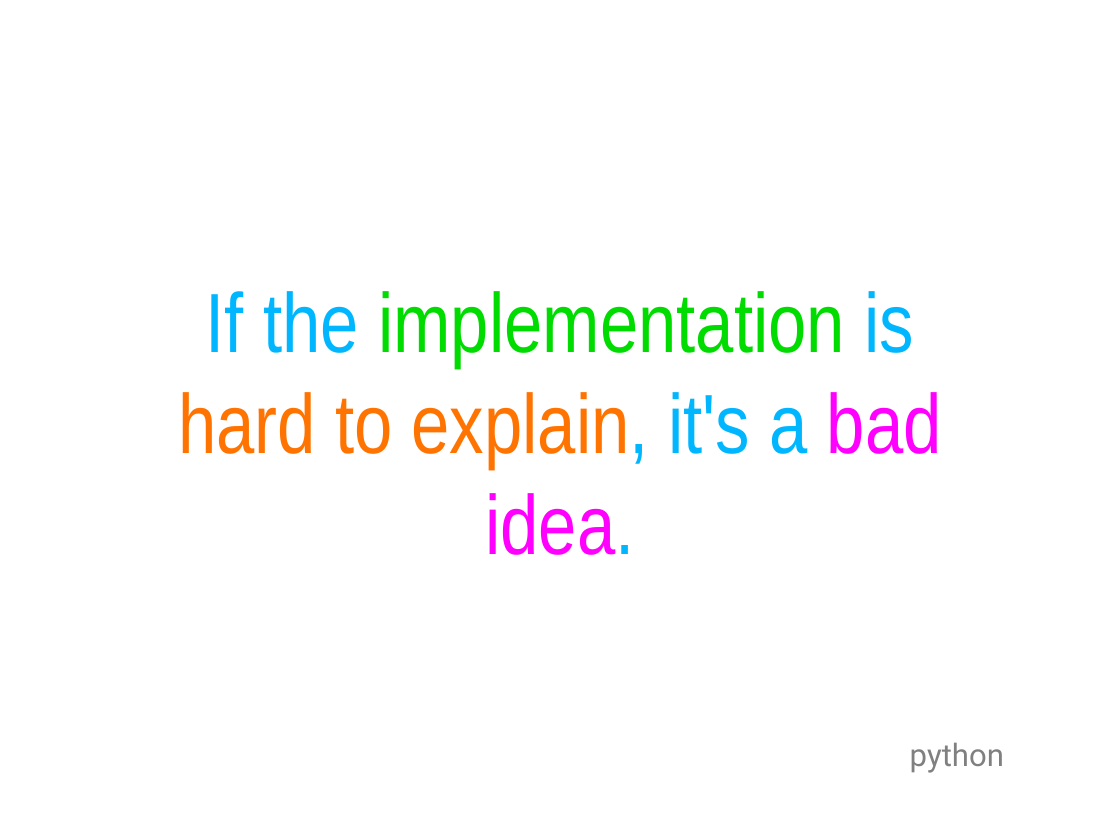
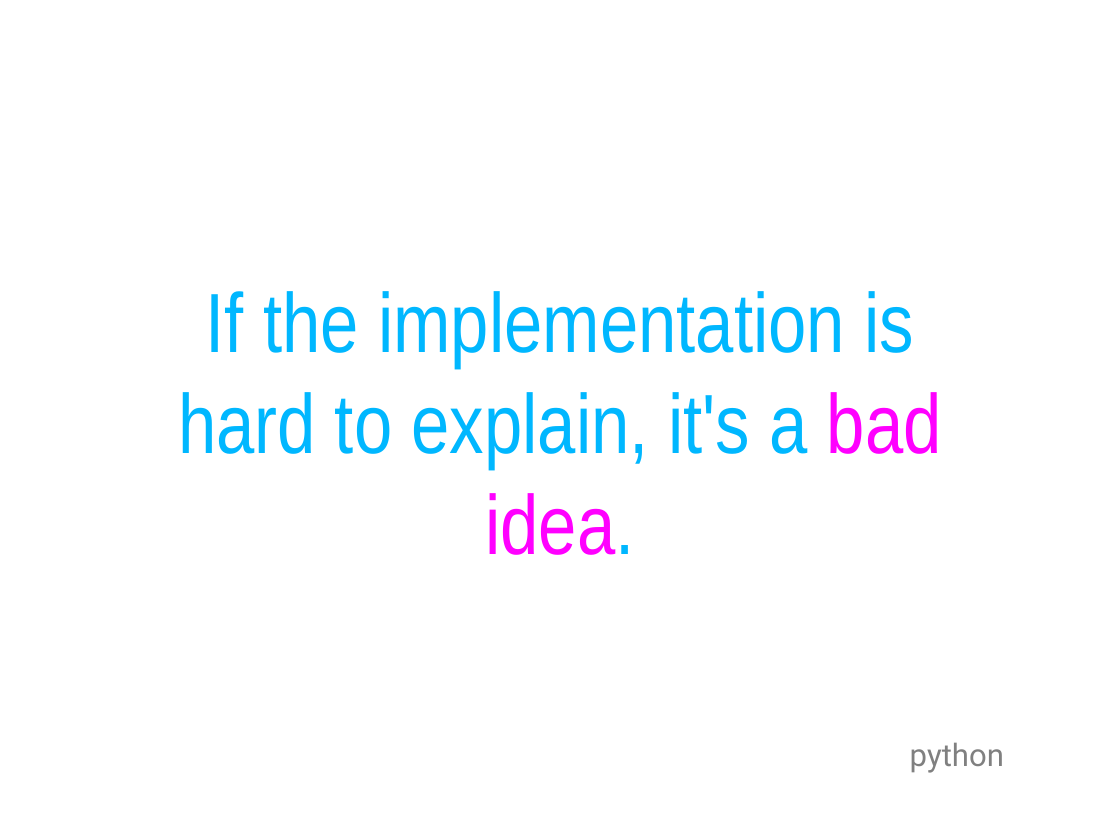
Before and after one commit to cessor/empathiccode, a slide deck: slide 37 of EmpathicCode.pptx (slide 36 before the commit). Drawn at 1120x840 pixels with LibreOffice and Linux fonts; fonts in the diff are those of the drawing. Boxes give left, top, right and bottom in pixels: in the first picture for what was removed or moved away, otherwise in the second. Text is boxed around its words. In the diff, an @@ line names an element or a change of style, - is before the commit and + after.

```diff
--- a/EmpathicCode.pptx
+++ b/EmpathicCode.pptx
@@ title "If the implementation is hard ..." at <box>178,291,942,555</box>: text colour #00DB00 to #00B7FF in "implementation"; text colour #FF7400 to #00B7FF in "hard to explain," @@
```
Also in this commit, not shown: 8 other slides changed, 17 slides added, 1 slide removed, 1 other file.
